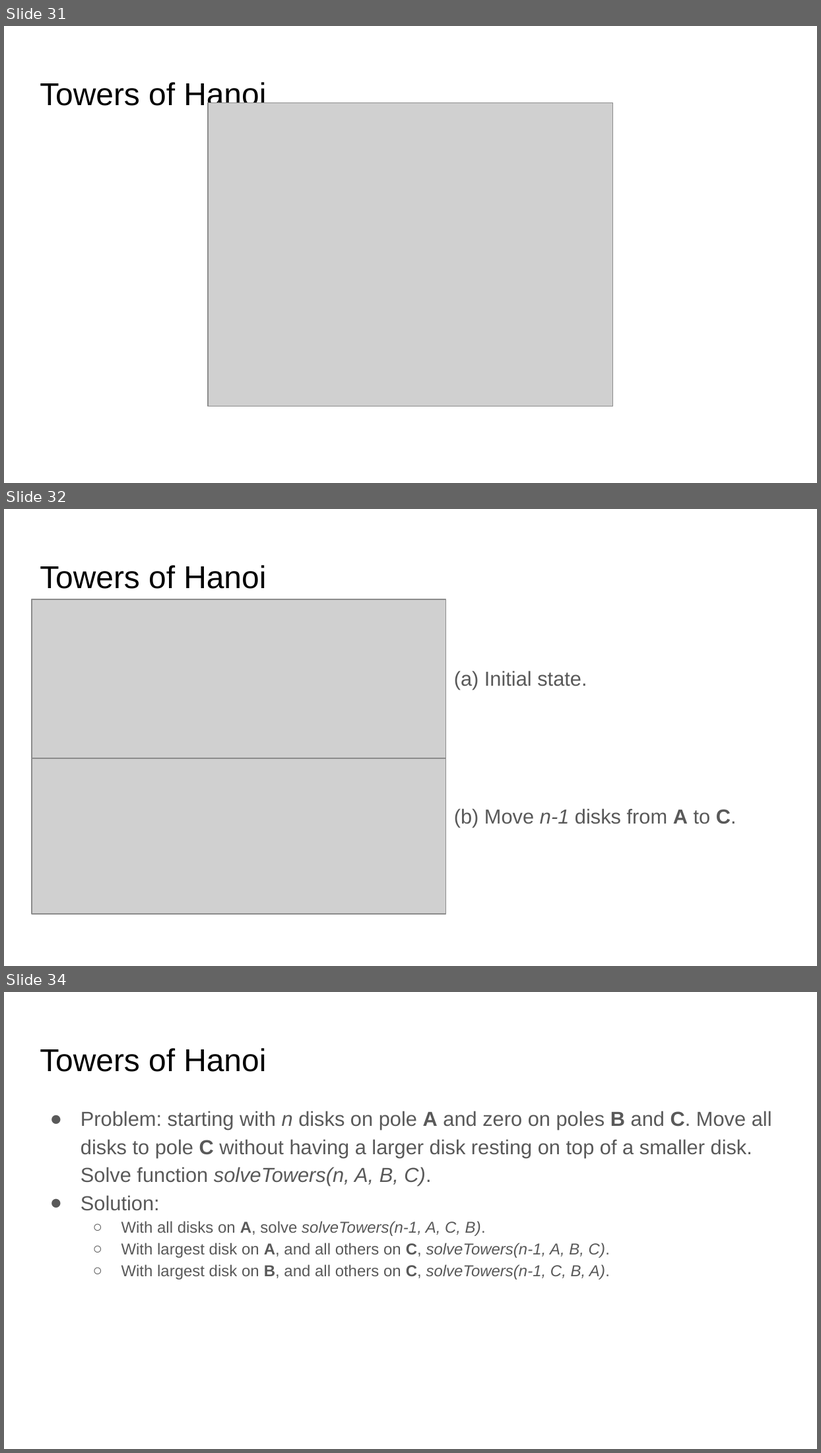
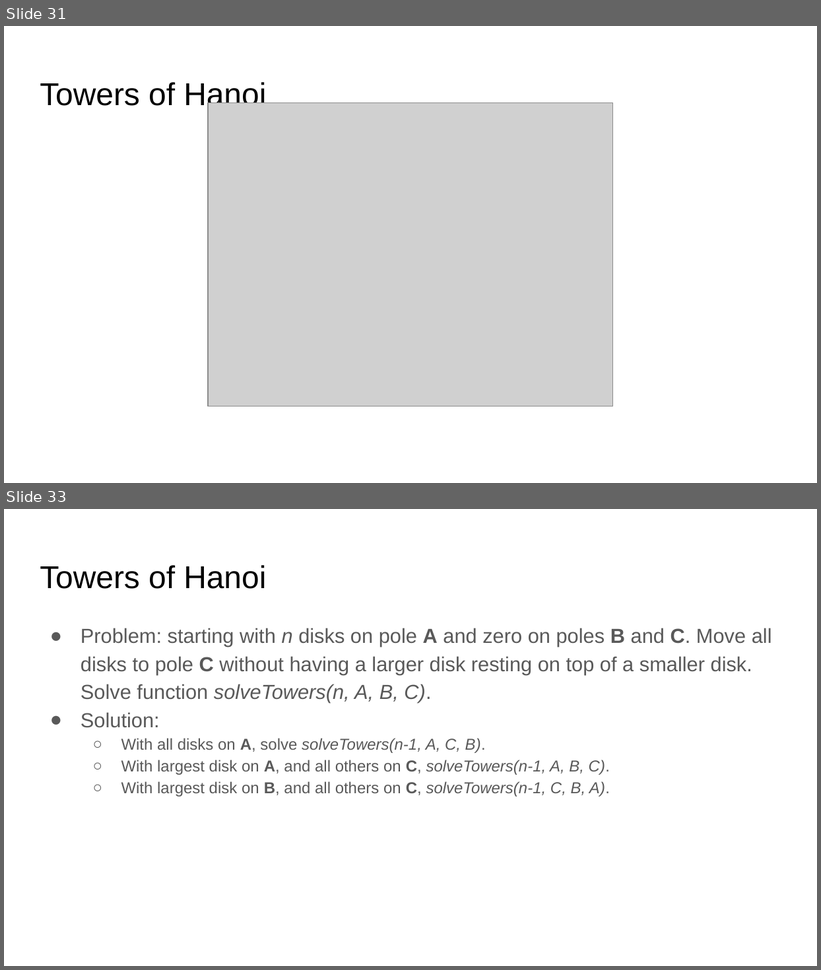
Before and after one commit to regisin/regisin.github.io, a slide deck: resume/pdf/Recursion.pptx. Shown one above the other, each under a label of ours: slides 31, 32 and 34 before the commit, slides 31 and 33 after it; the slides between them are not shown. The pictures are 821x1453 and 821x970 pixels, drawn with LibreOffice and Linux fonts; fonts in the diff are those of the drawing; grey boxes stand for pictures. Boxes give left, top, right and bottom in pixels: in the first picture for what was removed or moved away, otherwise in the second. Text is boxed around its words. In the diff, an @@ line names an element or a change of style, - is before the commit and + after.

```diff
--- a/resume/pdf/Recursion.pptx
+++ b/resume/pdf/Recursion.pptx
@@ slide 32 removed at (4,509,817,966), background #FFFFFF @@
@@ title removed at (40,565,266,589) @@
-Towers of Hanoi
@@ picture removed at (32,599,446,758) @@
@@ text removed at (454,671,737,828) @@
-(a) Initial state.
-(b) Move n-1 disks from A to C.
@@ picture removed at (32,758,446,914) @@
@@ what was slide 34 is now slide 33 @@
```
Also in this commit, not shown: 1 slide changed, 1 other slide removed, 1 other file.
